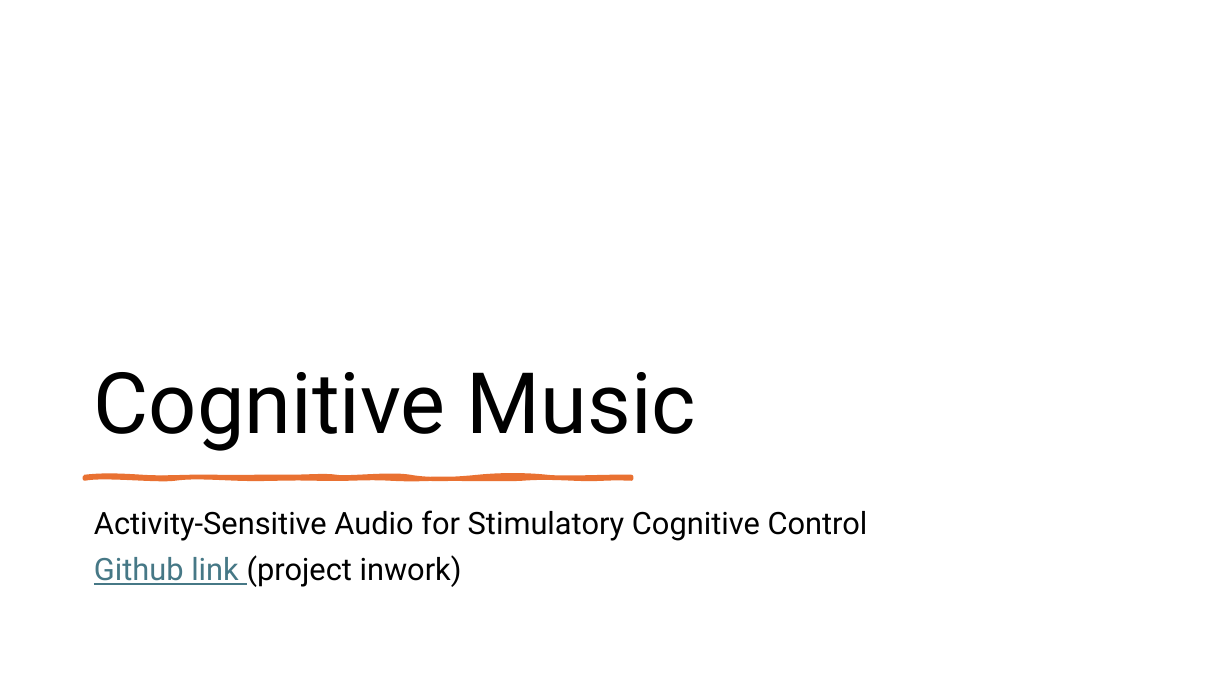
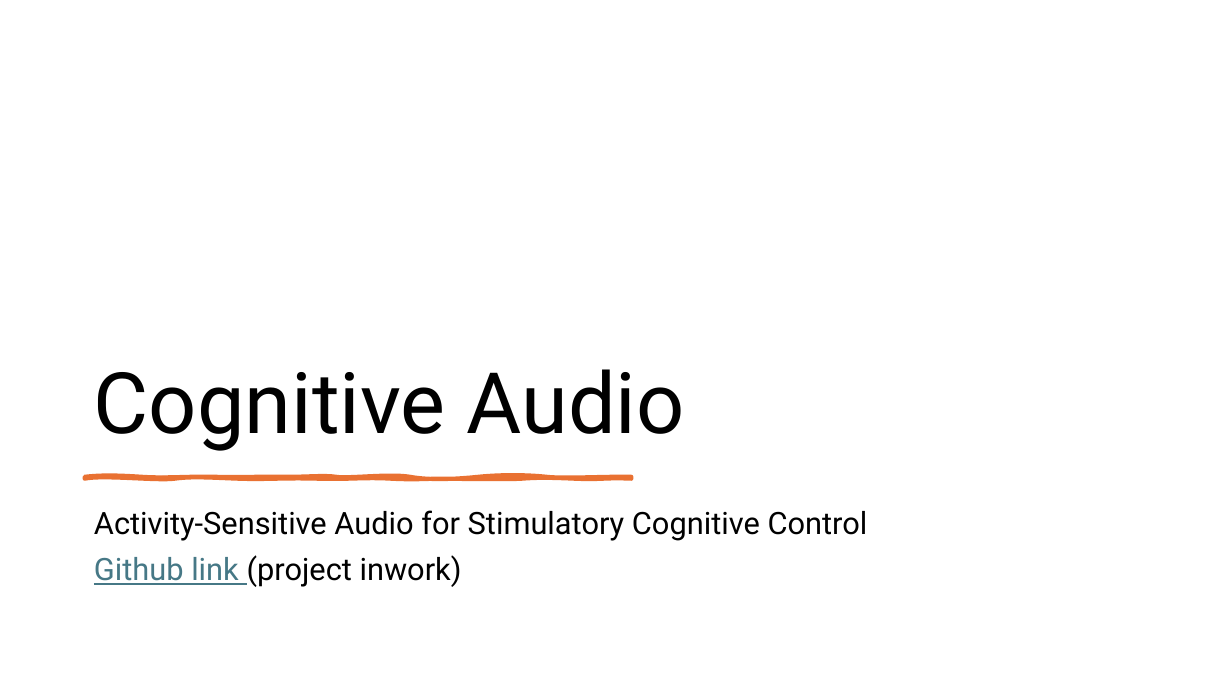
Before and after one commit to liammchugh/Cognitive-Devices, a slide deck: slide 1 of cognitive_music/Cognitive Audio.pptx. Drawn at 1232x693 pixels with LibreOffice and Linux fonts; fonts in the diff are those of the drawing. Boxes give left, top, right and bottom in pixels: in the first picture for what was removed or moved away, otherwise in the second. Text is boxed around its words. In the diff, an @@ line names an element or a change of style, - is before the commit and + after.

```diff
--- a/cognitive_music/Cognitive Audio.pptx
+++ b/cognitive_music/Cognitive Audio.pptx
@@ title at [94, 369, 685, 451]: text changed @@
-Cognitive Music
+Cognitive Audio
```
Also in this commit, not shown: 1 other slide changed, 3 other files.
